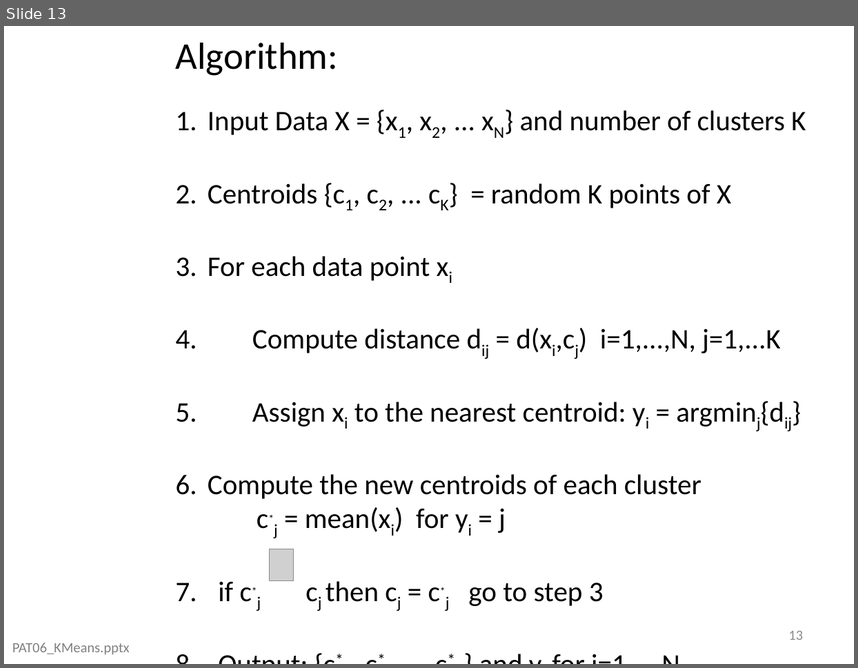
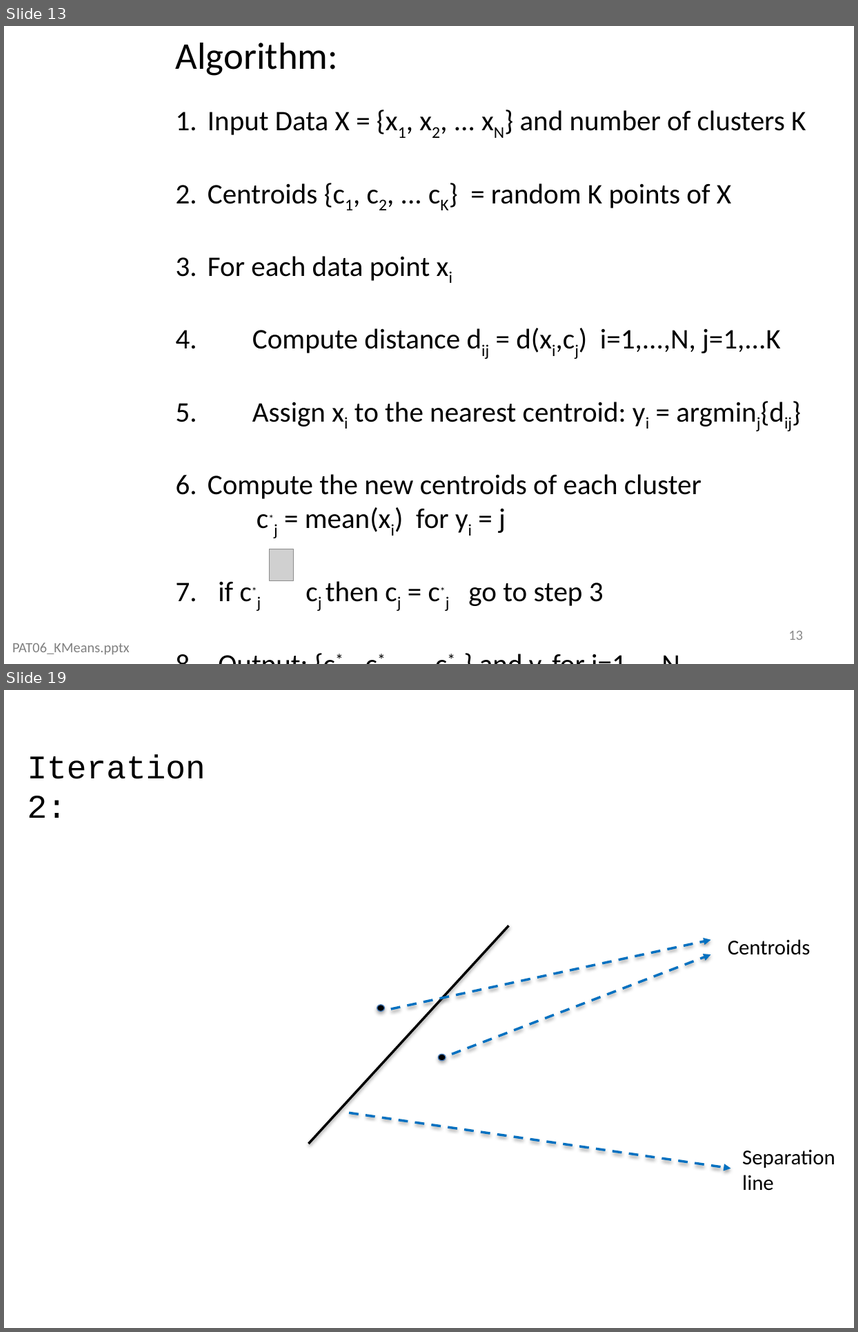
Before and after one commit to domingomery/patrones, a slide deck: clases/Cap06_Clustering/presentations/PAT06_KMeans.pptx. Shown one above the other, each under a label of ours: slide 13 before the commit, slides 13 and 19 after it; the slides between them are not shown. The pictures are 858x668 and 858x1332 pixels, drawn with LibreOffice and Linux fonts; fonts in the diff are those of the drawing; grey boxes stand for pictures; background and template pictures are left out. Boxes give left, top, right and bottom in pixels: in the first picture for what was removed or moved away, otherwise in the second. Text is boxed around its words. In the diff, an @@ line names an element or a change of style, - is before the commit and + after.

```diff
--- a/clases/Cap06_Clustering/presentations/PAT06_KMeans.pptx
+++ b/clases/Cap06_Clustering/presentations/PAT06_KMeans.pptx
@@ slide 19 added at (4, 690, 854, 1328), background picture (left out) @@
@@ group added at (4, 690, 854, 1328): 4 rectangles @@
@@ text added at (27, 754, 205, 818), 28 pt, text #000000 @@
+Iteration 2:
@@ line added from (509, 925) to (308, 1143), #000000 2 pt @@
@@ arrow added from (391, 1009) to (711, 940), #0070C0 2 pt dashed @@
@@ arrow added from (452, 1054) to (711, 954), #0070C0 2 pt dashed @@
@@ text added at (728, 939, 811, 955), 18 pt, text #000000 @@
+Centroids
@@ ellipse added at (377, 1005, 385, 1012), fill #000000, outline #4B7EBC 0.75 pt @@
@@ ellipse added at (439, 1054, 446, 1061), fill #000000, outline #4B7EBC 0.75 pt @@
@@ arrow added from (349, 1112) to (731, 1167), #0070C0 2 pt dashed @@
@@ text added at (742, 1149, 835, 1190), 18 pt, text #000000 @@
+Separation
+line
```
Also in this commit, not shown: 23 other slides added, 13 other files.
